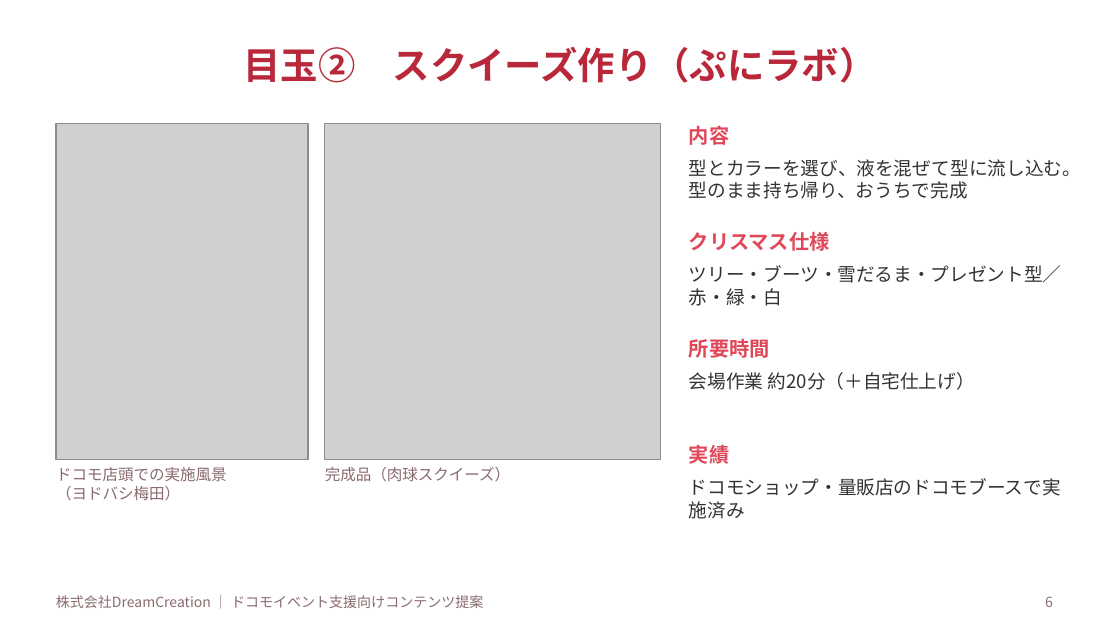
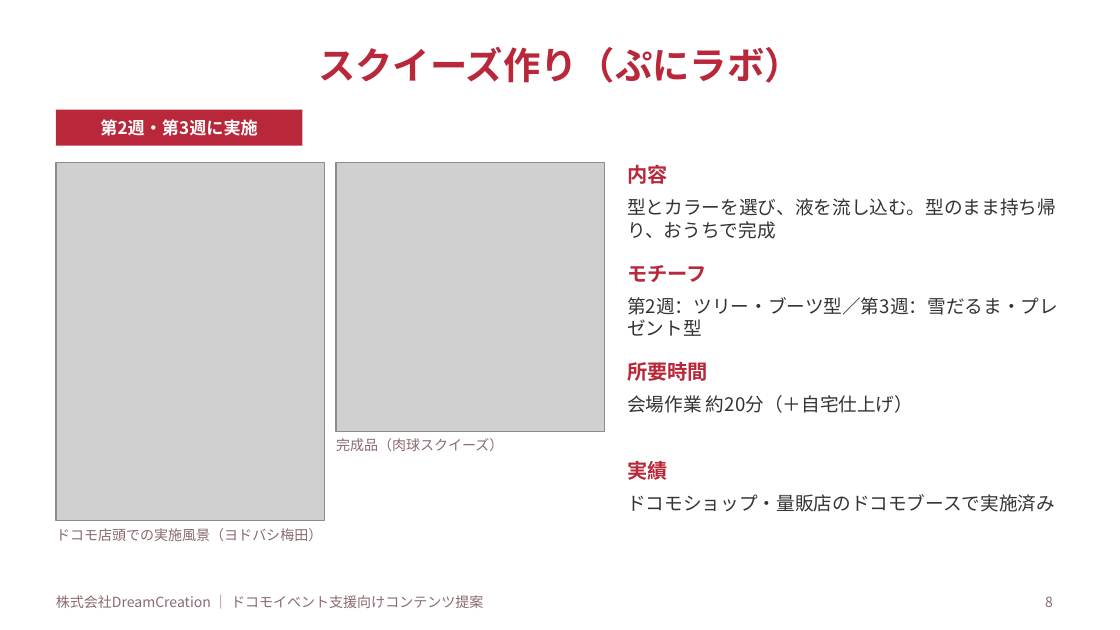
Before and after one commit to lunamax77/-next-vision, a slide deck: slide 8 of docs/proposals/2026-12_docomo_christmas-ws/企画書_NTTドコモ_クリスマスWS.pptx (slide 6 before the commit). Drawn at 1120x630 pixels with LibreOffice and Linux fonts; fonts in the diff are those of the drawing; grey boxes stand for pictures. Boxes give left, top, right and bottom in pixels: in the first picture for what was removed or moved away, otherwise in the second. Text is boxed around its words. In the diff, an @@ line names an element or a change of style, - is before the commit and + after.

```diff
--- a/docs/proposals/2026-12_docomo_christmas-ws/企画書_NTTドコモ_クリスマスWS.pptx
+++ b/docs/proposals/2026-12_docomo_christmas-ws/企画書_NTTドコモ_クリスマスWS.pptx
@@ title at box(318, 47, 801, 83): text changed @@
-目玉② スクイーズ作り（ぷにラボ）
+スクイーズ作り（ぷにラボ）
@@ rectangle added at box(56, 110, 302, 146), fill #B8283A, 11 pt, text #FFFFFF, bold @@
+第2週・第3週に実施
@@ picture: place and size @@
-picture at box(56, 123, 308, 459)
+picture at box(56, 162, 325, 521)
@@ picture: place and size @@
-picture at box(325, 123, 661, 459)
+picture at box(336, 162, 605, 431)
@@ text colour #E0485A to #B8283A in 3 elements at box(627, 457, 667, 484), box(627, 362, 708, 381), box(627, 164, 667, 184) @@
@@ text "内容": place and size @@
-text "内容" at box(689, 125, 729, 145)
+text "内容" at box(627, 164, 667, 184)
@@ text at box(627, 198, 1056, 239): text changed @@
-型とカラーを選び、液を混ぜて型に流し込む。型のまま持ち帰り、おうちで完成
+型とカラーを選び、液を流し込む。型のまま持ち帰り、おうちで完成
@@ text removed at box(689, 232, 830, 251) @@
-クリスマス仕様
@@ text added at box(627, 265, 707, 282), 13 pt, text #B8283A, bold @@
+モチーフ
@@ text at box(627, 297, 1058, 336): text changed @@
-ツリー・ブーツ・雪だるま・プレゼント型／赤・緑・白
+第2週：ツリー・ブーツ型／第3週：雪だるま・プレゼント型
@@ text "所要時間": place and size @@
-text "所要時間" at box(689, 339, 770, 358)
+text "所要時間" at box(627, 362, 708, 381)
@@ text "会場作業 約20分（＋自宅仕上げ）": place and size @@
-text "会場作業 約20分（＋自宅仕上げ）" at box(689, 372, 975, 390)
+text "会場作業 約20分（＋自宅仕上げ）" at box(627, 395, 913, 413)
@@ text "完成品（肉球スクイーズ）": place and size @@
-text "完成品（肉球スクイーズ）" at box(325, 467, 510, 482)
+text "完成品（肉球スクイーズ）" at box(336, 438, 503, 451)
@@ text "完成品（肉球スクイーズ）" at box(336, 438, 503, 451): size 10 to 9 pt @@
@@ text "実績": place and size @@
-text "実績" at box(689, 441, 729, 468)
+text "実績" at box(627, 457, 667, 484)
@@ text "ドコモショップ・量販店のドコモブースで実施済み" rewrapped from box(689, 478, 1061, 519) to box(627, 494, 1055, 512) @@
@@ text at box(56, 528, 322, 541): text changed; size 10 to 9 pt @@
-ドコモ店頭での実施風景
-（ヨドバシ梅田）
+ドコモ店頭での実施風景（ヨドバシ梅田）
@@ page number at box(1045, 596, 1053, 607): text changed @@
-6
+8
```
Also in this commit, not shown: 6 other slides changed, 1 slide added, 4 other files.
